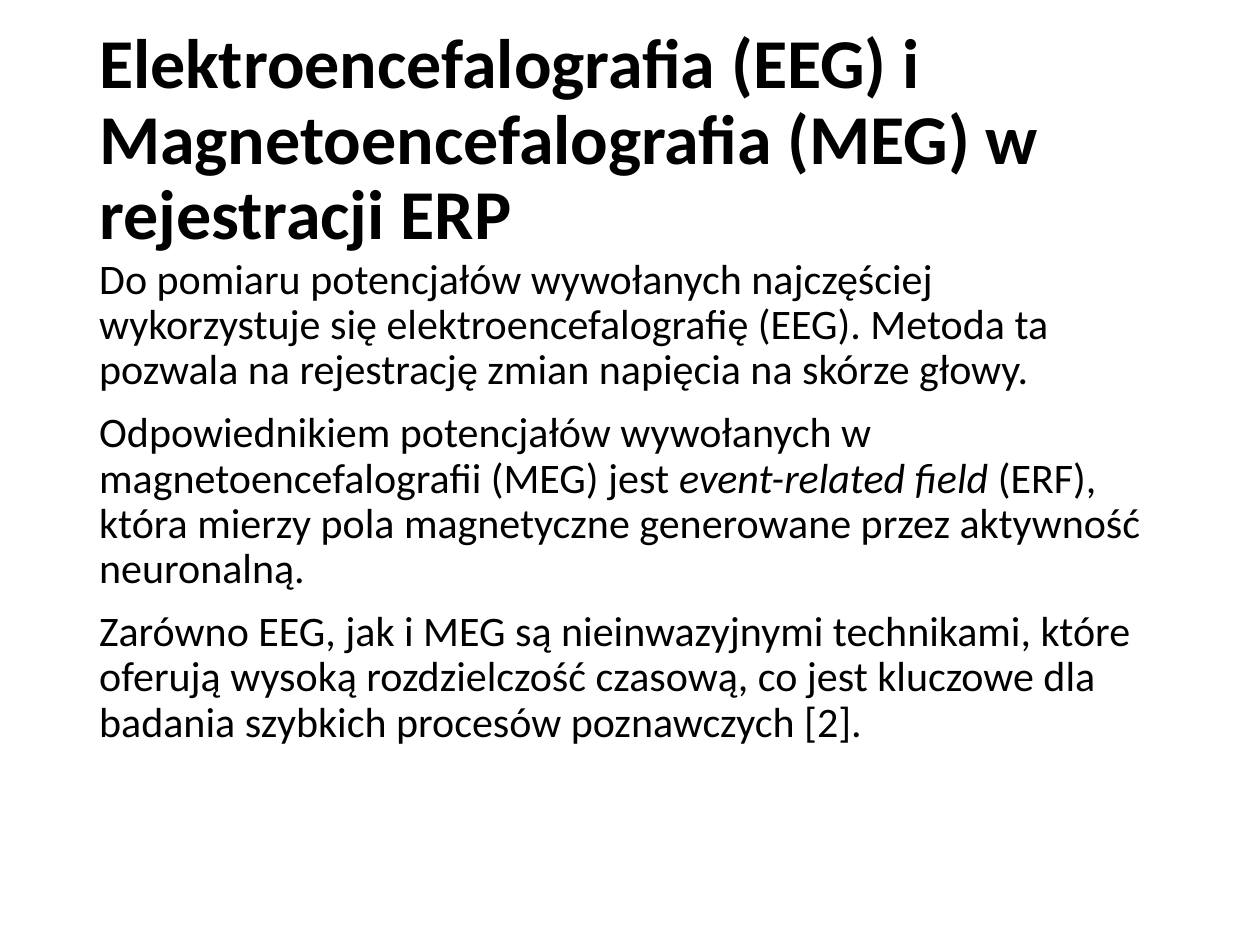
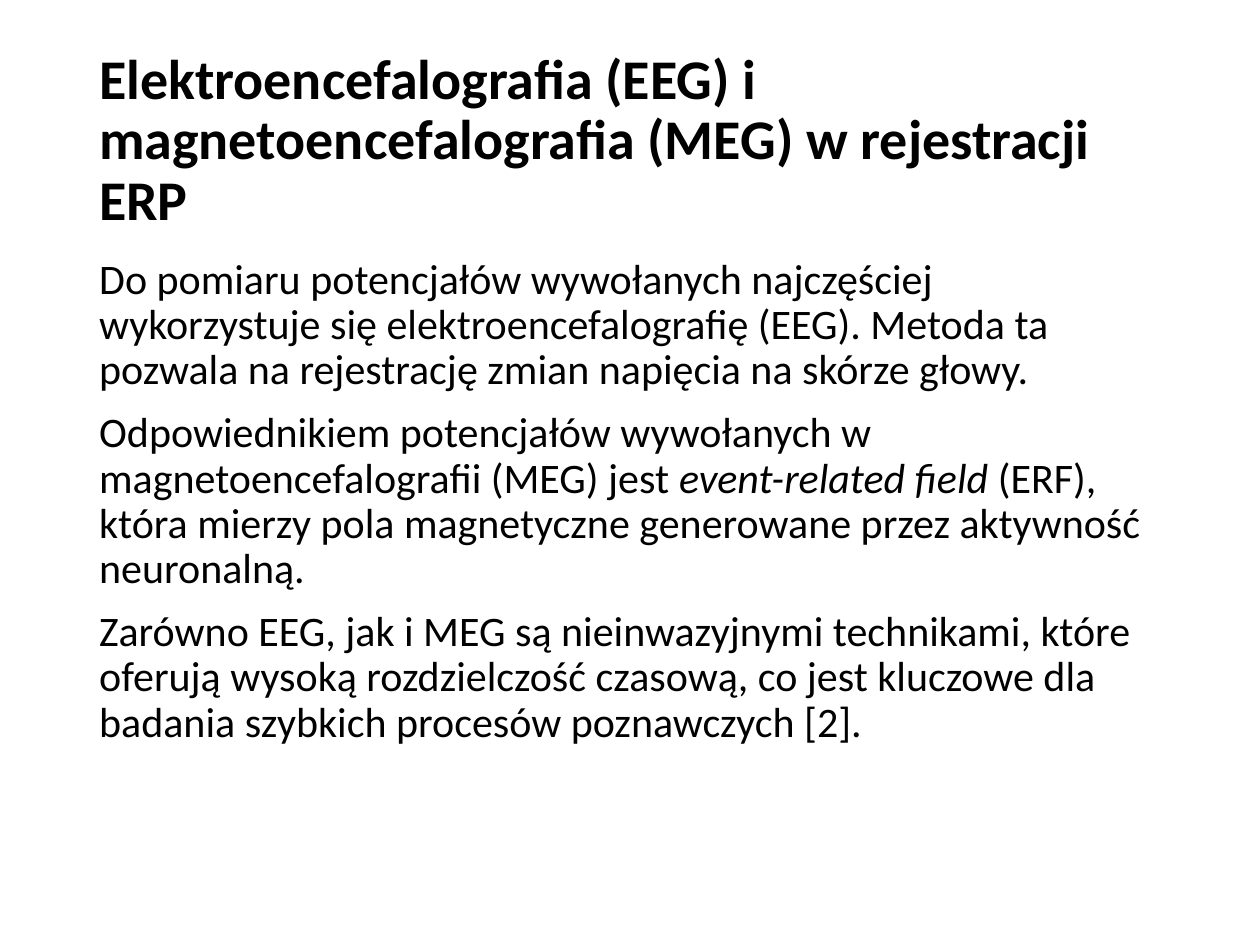
Before and after one commit to MatPomGit/self, a slide deck: slide 5 of files/inne/prezentacje/potencjały_ERP.pptx. Drawn at 1260x945 pixels with LibreOffice and Linux fonts; fonts in the diff are those of the drawing. Boxes give left, top, right and bottom in pixels: in the first picture for what was removed or moved away, otherwise in the second. Text is boxed around its words. In the diff, an @@ line names an element or a change of style, - is before the commit and + after.

```diff
--- a/files/inne/prezentacje/potencjały_ERP.pptx
+++ b/files/inne/prezentacje/potencjały_ERP.pptx
@@ title at [99,57,1090,220]: text changed; size 40 to 32 pt @@
-Elektroencefalografia (EEG) i Magnetoencefalografia (MEG) w rejestracji ERP
+Elektroencefalografia (EEG) i magnetoencefalografia (MEG) w rejestracji ERP
```
Also in this commit, not shown: 27 other slides changed, 5 other files.
